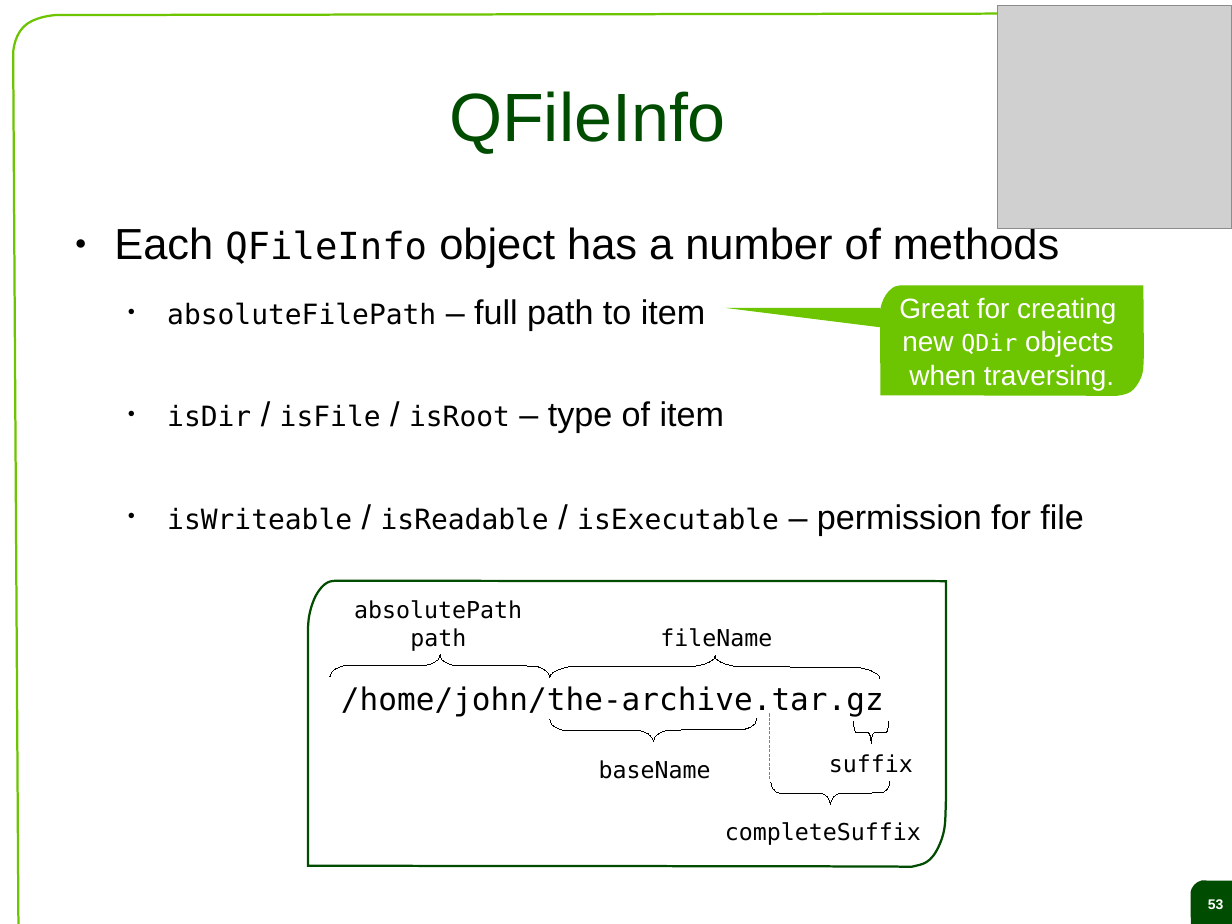
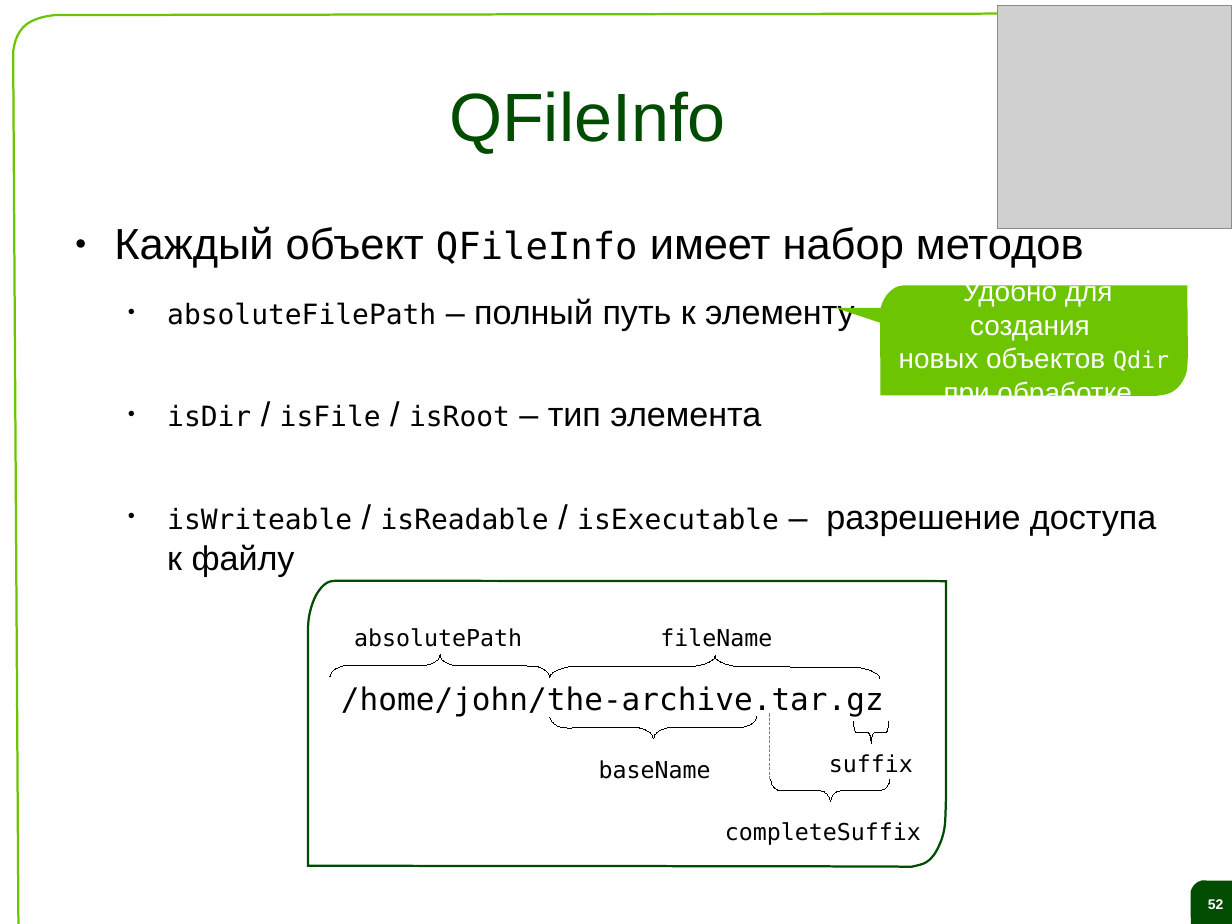
Before and after one commit to saa/qecm, a slide deck: slide 52 of Lectures and Exercises/L04 - Datatypes collections and files/L4 Slides.odp (slide 53 before the commit). Drawn at 1232x924 pixels with LibreOffice and Linux fonts; fonts in the diff are those of the drawing; grey boxes stand for pictures; background and template pictures are left out. Boxes give left, top, right and bottom in pixels: in the first picture for what was removed or moved away, otherwise in the second. Text is boxed around its words. In the diff, an @@ line names an element or a change of style, - is before the commit and + after.

```diff
--- a/Lectures and Exercises/L04 - Datatypes collections and files/L4 Slides.odp
+++ b/Lectures and Exercises/L04 - Datatypes collections and files/L4 Slides.odp
@@ text at (x1=114, y1=224, x2=1156, y2=576): text changed @@
-● Each QFileInfo object has a number of methods
-  ● absoluteFilePath – full path to item
-  ● isDir / isFile / isRoot – type of item
-  ● isWriteable / isReadable / isExecutable – permission for file
+● Каждый объект QFileInfo имеет набор методов
+  ● absoluteFilePath – полный путь к элементу
+  ● isDir / isFile / isRoot – тип элемента
+  ● isWriteable / isReadable / isExecutable – разрешение доступа к файлу
@@ freeform shape removed at (x1=880, y1=285, x2=1144, y2=396) @@
-Great for creating
-new QDir objects
-when traversing.
@@ freeform shape added at (x1=880, y1=285, x2=1188, y2=396), fill #6DC400, 18 pt, text #FFFFFF @@
+Удобно для создания
+новых объектов Qdir
+при обработке
@@ freeform shape resized from (x1=727, y1=309, x2=902, y2=331) to (x1=836, y1=309, x2=902, y2=331) @@
@@ text at (x1=410, y1=628, x2=466, y2=651): paragraph removed @@
-path
@@ freeform shape at (x1=551, y1=717, x2=757, y2=740): outline redrawn @@
@@ freeform shape at (x1=771, y1=779, x2=890, y2=802): outline redrawn @@
@@ page number at (x1=1208, y1=899, x2=1224, y2=909): text changed @@
-53
+52
```
Also in this commit, not shown: 23 other slides changed, 40 slides added, 41 slides removed.
